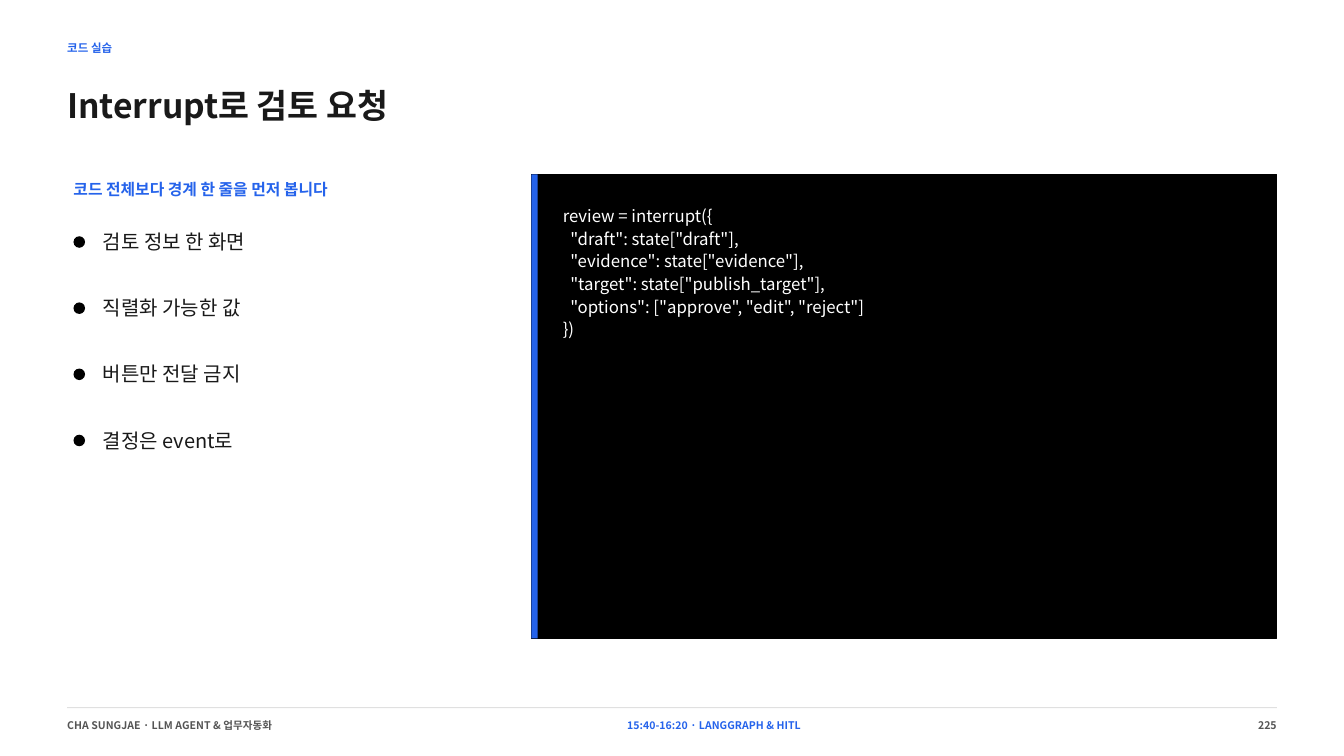
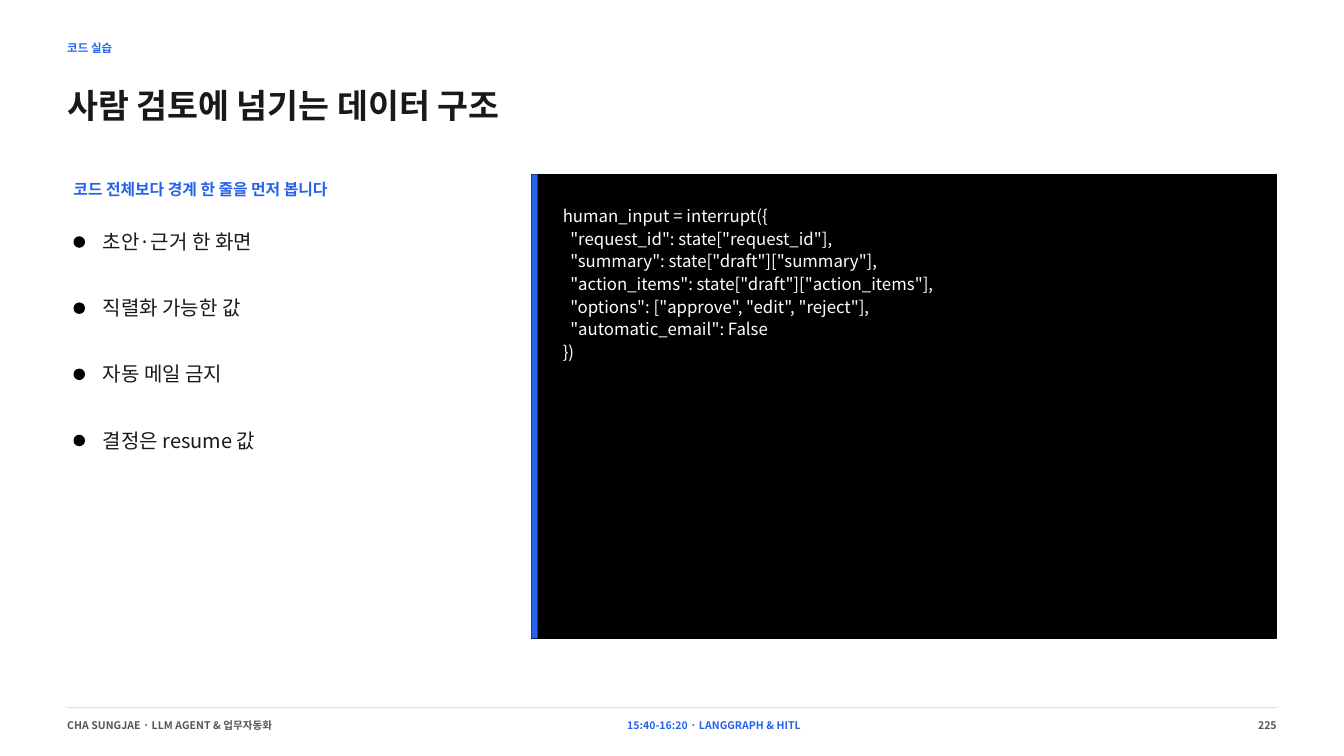
Before and after one commit to smilesjcha/llm-agent-and-workflow-automation, a slide deck: slide 225 of slides/IPA_LLM_Agent_업무자동화_Day1_2026-08-23_MUSINSA_PARTS_270p.pptx. Drawn at 1344x756 pixels with LibreOffice and Linux fonts; fonts in the diff are those of the drawing. Boxes give left, top, right and bottom in pixels: in the first picture for what was removed or moved away, otherwise in the second. Text is boxed around its words. In the diff, an @@ line names an element or a change of style, - is before the commit and + after.

```diff
--- a/slides/IPA_LLM_Agent_업무자동화_Day1_2026-08-23_MUSINSA_PARTS_270p.pptx
+++ b/slides/IPA_LLM_Agent_업무자동화_Day1_2026-08-23_MUSINSA_PARTS_270p.pptx
@@ text at <box>67,89,500,121</box>: text changed @@
-Interrupt로 검토 요청
+사람 검토에 넘기는 데이터 구조
@@ text at <box>563,208,933,338</box>: text changed @@
-review = interrupt({
-"draft": state["draft"],
-"evidence": state["evidence"],
-"target": state["publish_target"],
-"options": ["approve", "edit", "reject"]
+human_input = interrupt({
+"request_id": state["request_id"],
+"summary": state["draft"]["summary"],
+"action_items": state["draft"]["action_items"],
+"options": ["approve", "edit", "reject"],
+"automatic_email": False
@@ text at <box>103,232,252,251</box>: text changed @@
-검토 정보 한 화면
+초안·근거 한 화면
@@ text at <box>103,364,222,383</box>: text changed @@
-버튼만 전달 금지
+자동 메일 금지
@@ text at <box>103,431,255,450</box>: text changed @@
-결정은 event로
+결정은 resume 값
```
Also in this commit, not shown: 88 other slides changed, 5 other files.
